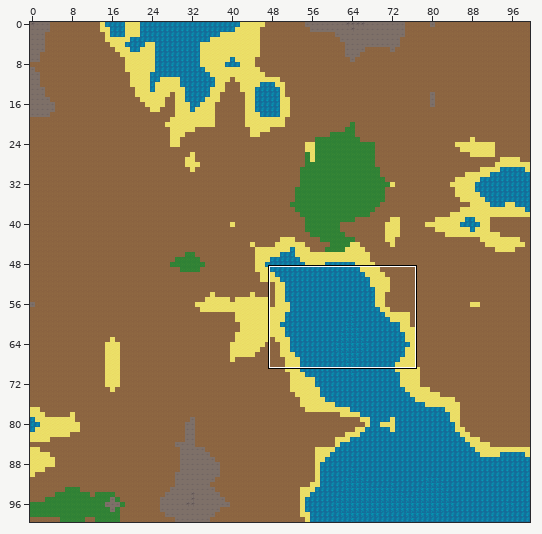
An edit to a level. Tiled map, Graphics/Tileset/map.tmx. Above, an overview of the earlier version with the close-up marked.
Close-up. Earlier state:
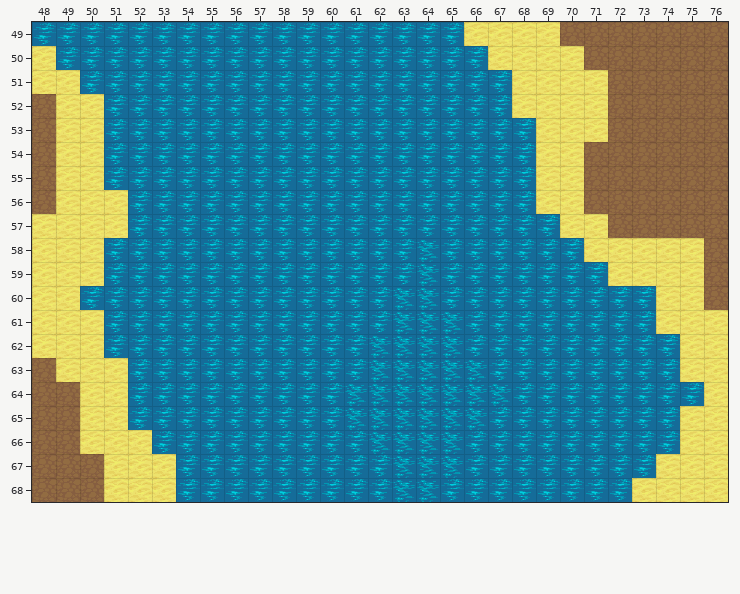
Cells are 32x32 px. Shown: x 48..76, y 49..68. The commit also changed other parts of the map, which this record leaves out.
After:
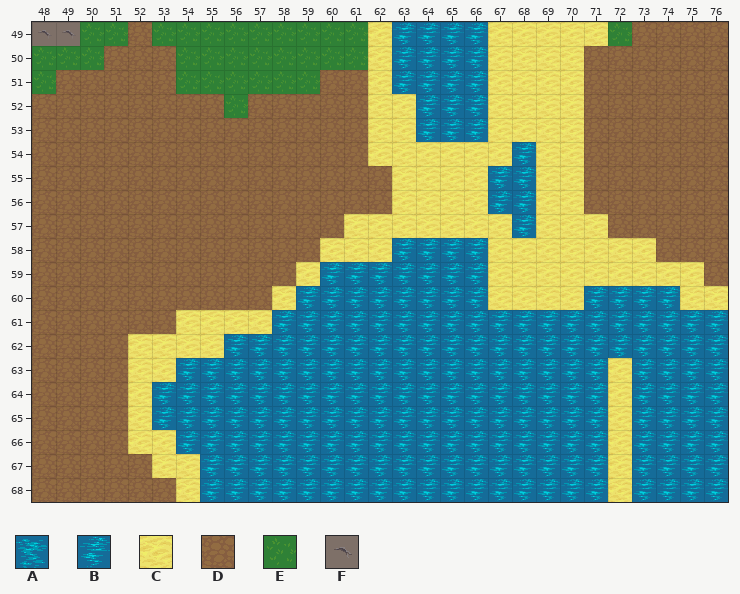
Key: from "map": A 0, B 1, C 2, D 3, E 4, F 5.
_ is an empty cell, . an unchanged one.
Changes in this commit:
--- layer "Tile Layer 1"
@@ x 48..76 @@
-49 BBBBBBBBBBBBBBB...C...DDD....
-50 CBBBBBBBBBBBBBB..............
-51 CCBBBBBBBBBBBBB....B...C.....
-52 .CCBBBBBBBBBBBBB...B...C.....
-53 .CCBBBBBBBBBBBBB...BB..C.....
-54 .CCBBBBBBBBBBBBBBBBB.........
-55 .CCBBBBBBBBBBBBBBBB..........
-56 .CCCBBBBBBBBBBBBBBB..........
-57 CCCCBBBBBBBBBBBBBBBB.B.......
-58 CCCBBBBBBBBBBBB.A..BBBB...CC.
-59 CCCBBBBBBBBB....A..BBBBB.....
-60 CCBBBBBBBBB....AA..BBBB...C.D
-61 CCCBBBBBBB.....AAA........CCC
-62 CCCBBBBB......AAAA.........CC
-63 .CCCBB........AAAAA.....B..CC
-64 ..CCB........AAAAAAA....B...C
-65 ..CCB........AAAAAA.....B..CC
-66 ..CC.B........AAAA......B..CC
-67 ...CC.B........AAA......B.CCC
-68 ...CCCB........AA.......BCCCC
+49 FFEEDEEEEEEEEEC...B...CCE....
+50 EEEDDDEEEEEEEEC..............
+51 EDDDDDEEEEEEDDC....C...D.....
+52 .DDDDDDDEDDDDDCC...C...D.....
+53 .DDDDDDDDDDDDDCC...CC..D.....
+54 .DDDDDDDDDDDDDCCCCCC.........
+55 .DDDDDDDDDDDDDDCCCC..........
+56 .DDDDDDDDDDDDDDCCCC..........
+57 DDDDDDDDDDDDDCCCCCCC.C.......
+58 DDDDDDDDDDDDCCC.B..CCCC...DD.
+59 DDDDDDDDDDDC....B..CCCCC.....
+60 DDDDDDDDDDC....BB..CCCC...B.C
+61 DDDDDDCCCC.....BBB........BBB
+62 DDDDCCCC......BBBB.........BB
+63 .DDDCC........BBBBB.....C..BB
+64 ..DDC........BBBBBBB....C...B
+65 ..DDC........BBBBBB.....C..BB
+66 ..DD.C........BBBB......C..BB
+67 ...DD.C........BBB......C.BBB
+68 ...DDDC........BB.......CBBBB
